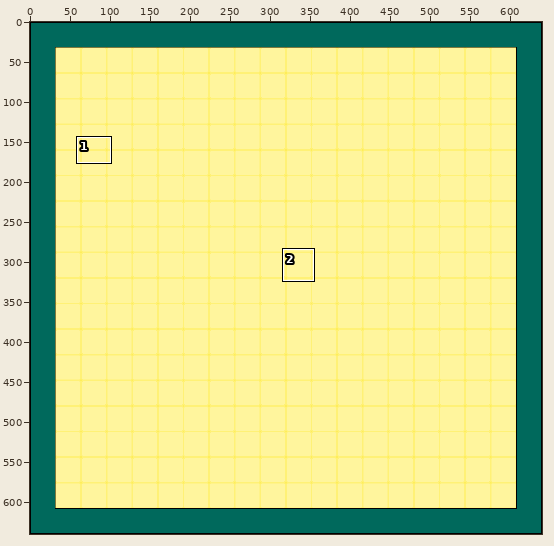
Pixel-art file: assets/ase/MainArt.ase. The picture above shows the old version from afar; the outline marks the close-up.
Close-up. Earlier state:
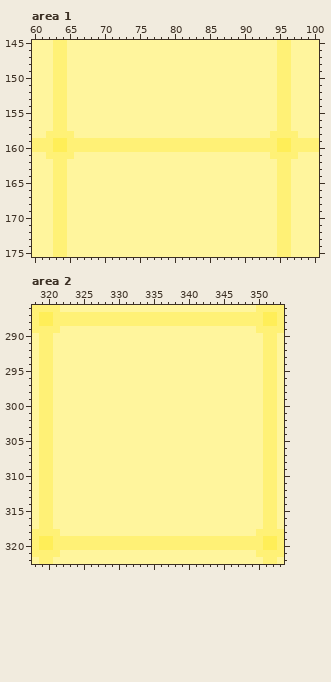
640x640 pixels, 1 frame. Shown: area 1: x 60..100, y 145..175; area 2: x 318..353, y 286..322. The commit also changed other parts of the picture, which this record leaves out.
After:
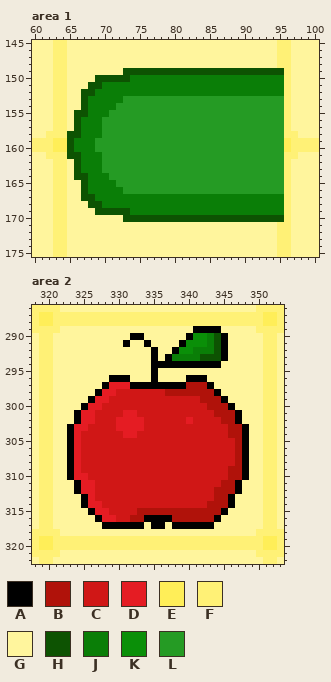
Palette (. is transparent): A #000000  B #b0120a  C #d01716  D #e51c23  E #ffee58  F #fff176  G #fff59d  H #0d5302  J #0a7e07  K #0a8f08  L #259b24
From old to new:
layer "Food/Appel" added
layer "Snake/BuldingBlocks" now shown
Changed rows in their new state; - is an unchanged pixel.
Area 1, layer "Snake/BuldingBlocks":
first column x 65:
149 --------HHHHHHHHHHHHHHHHHHHHHHH
150 ----HHHHHJJJJJJJJJJJJJJJJJJJJJJ
151 ---HHJJJJJJJJJJJJJJJJJJJJJJJJJJ
152 --HHJJJJJJJJJJJJJJJJJJJJJJJJJJJ
153 --HJJJJJLLLLLLLLLLLLLLLLLLLLLLL
154 --HJJJJLLLLLLLLLLLLLLLLLLLLLLLL
155 -HHJJJLLLLLLLLLLLLLLLLLLLLLLLLL
156 -HJJJLLLLLLLLLLLLLLLLLLLLLLLLLL
157 -HJJJLLLLLLLLLLLLLLLLLLLLLLLLLL
158 HHJJJLLLLLLLLLLLLLLLLLLLLLLLLLL
159 HJJJLLLLLLLLLLLLLLLLLLLLLLLLLLL
160 HJJJLLLLLLLLLLLLLLLLLLLLLLLLLLL
161 HHJJJLLLLLLLLLLLLLLLLLLLLLLLLLL
162 -HJJJLLLLLLLLLLLLLLLLLLLLLLLLLL
163 -HJJJLLLLLLLLLLLLLLLLLLLLLLLLLL
164 -HHJJJLLLLLLLLLLLLLLLLLLLLLLLLL
165 --HJJJJLLLLLLLLLLLLLLLLLLLLLLLL
166 --HJJJJJLLLLLLLLLLLLLLLLLLLLLLL
167 --HHJJJJJJJJJJJJJJJJJJJJJJJJJJJ
168 ---HHJJJJJJJJJJJJJJJJJJJJJJJJJJ
169 ----HHHHHJJJJJJJJJJJJJJJJJJJJJJ
170 --------HHHHHHHHHHHHHHHHHHHHHHH
Area 2, layer "Food/Appel":
first column x 323:
289 ------------------AAAA----
290 ---------AA------AKKJHA---
291 --------A--A----AKKKJHA---
292 ------------A--AKKJJJHA---
293 ------------A-AJJJJHHHA---
294 ------------AAAAAAAAAA----
295 ------------A-------------
296 ------AAA---A----AAA------
297 -----ADDDAAAAAAAABBBA-----
298 ----ADDCCCCCCCBBBBBBBA----
299 ---ADDCCCCCCCCCCCCCBBBA---
300 --ADDCCCCCCCCCCCCCCCBBBA--
301 -ADDCCCCDDCCCCCCCCCCCBBBA-
302 -ADDCCCDDDDCCCCCCDCCCCBBA-
303 ADDCCCCDDDDCCCCCCCCCCCCBBA
304 ADCCCCCCDDCCCCCCCCCCCCCBBA
305 ADCCCCCCCCCCCCCCCCCCCCCCBA
306 ADCCCCCCCCCCCCCCCCCCCCCCBA
307 ADCCCCCCCCCCCCCCCCCCCCCCBA
308 ADCCCCCCCCCCCCCCCCCCCCCCBA
309 ADCCCCCCCCCCCCCCCCCCCCCBBA
310 ADDCCCCCCCCCCCCCCCCCCCCBBA
311 -ADDCCCCCCCCCCCCCCCCCCBBA-
312 -ADDCCCCCCCCCCCCCCCCCBBBA-
313 --ADCCCCCCCCCCCCCCCCCBBA--
314 --ADDCCCCCCCCCCCCCCCBBBA--
315 ---ADDCCCCBBBBBBBBBBBBA---
316 ----ADDCCBBAAAABBBBBBA----
317 -----AAAAAA-AA-AAAAAA-----
